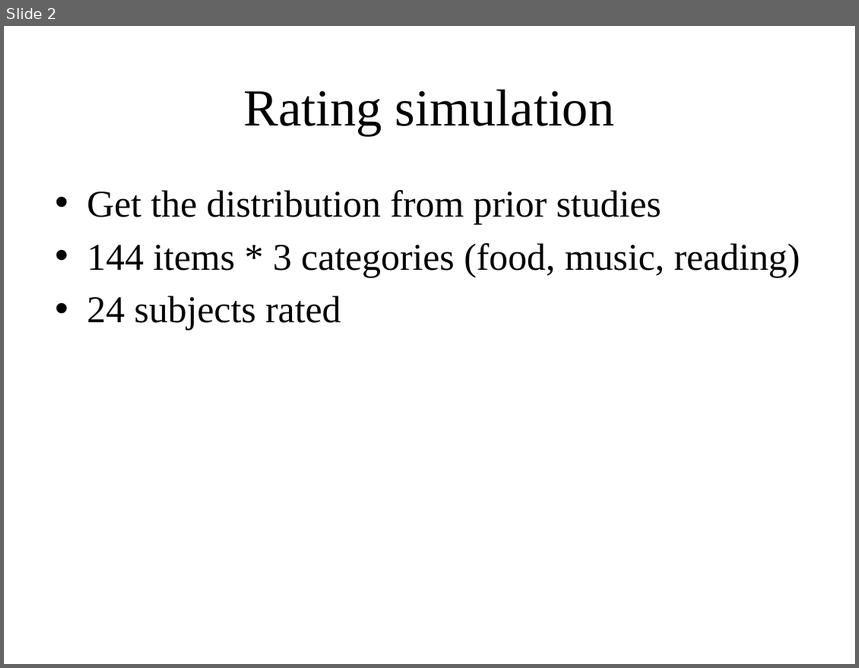
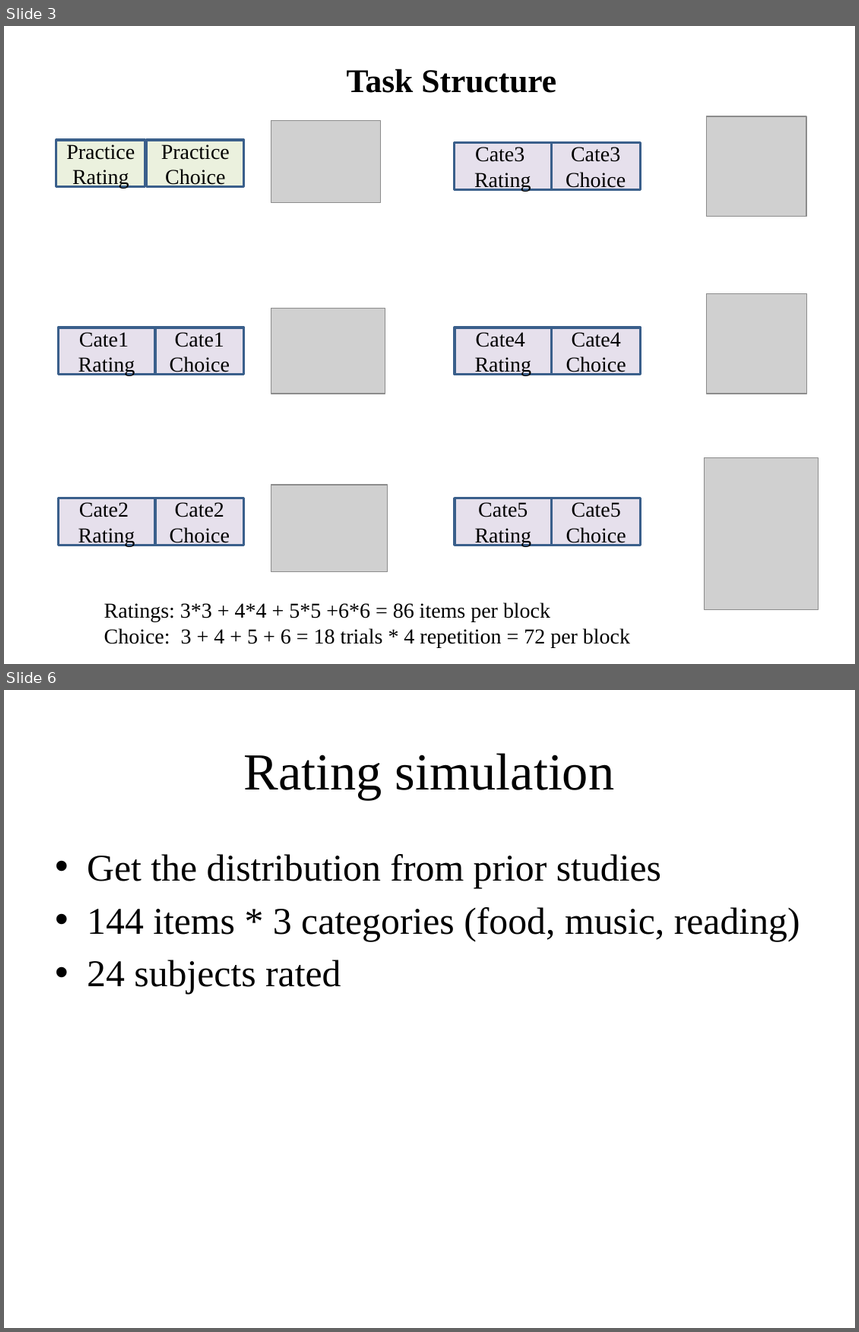
Before and after one commit to imemoof/-sdm, a slide deck: simulation/Simulation.pptx. Shown one above the other, each under a label of ours: slide 2 before the commit, slides 3 and 6 after it; the slides between them are not shown. The pictures are 859x668 and 859x1332 pixels, drawn with LibreOffice and Linux fonts; fonts in the diff are those of the drawing; grey boxes stand for pictures. Boxes give left, top, right and bottom in pixels: in the first picture for what was removed or moved away, otherwise in the second. Text is boxed around its words. In the diff, an @@ line names an element or a change of style, - is before the commit and + after.

```diff
--- a/simulation/Simulation.pptx
+++ b/simulation/Simulation.pptx
@@ slide 3 added at [4, 26, 855, 664], background #FFFFFF @@
@@ text added at [347, 69, 557, 93], 28 pt, text #000000, bold @@
+Task Structure
@@ picture added at [707, 116, 807, 216] @@
@@ picture added at [272, 120, 381, 203] @@
@@ rectangle added at [56, 140, 145, 187], fill #EBF1DE, outline #3A5F8C 2 pt, 18 pt, text #000000 @@
+Practice
+Rating
@@ rectangle added at [147, 140, 244, 187], fill #EBF1DE, outline #3A5F8C 2 pt, 18 pt, text #000000 @@
+Practice
+Choice
@@ rectangle added at [454, 142, 551, 189], fill #E6E0EC, outline #3A5F8C 2 pt, 18 pt, text #000000 @@
+Cate3
+Rating
@@ rectangle added at [551, 142, 640, 189], fill #E6E0EC, outline #3A5F8C 2 pt, 18 pt, text #000000 @@
+Cate3
+Choice
@@ picture added at [707, 294, 807, 394] @@
@@ picture added at [272, 309, 386, 394] @@
@@ rectangle added at [58, 327, 154, 374], fill #E6E0EC, outline #3A5F8C 2 pt, 18 pt, text #000000 @@
+Cate1
+Rating
@@ rectangle added at [155, 327, 244, 374], fill #E6E0EC, outline #3A5F8C 2 pt, 18 pt, text #000000 @@
+Cate1
+Choice
@@ rectangle added at [454, 327, 551, 374], fill #E6E0EC, outline #3A5F8C 2 pt, 18 pt, text #000000 @@
+Cate4
+Rating
@@ rectangle added at [552, 327, 641, 374], fill #E6E0EC, outline #3A5F8C 2 pt, 18 pt, text #000000 @@
+Cate4
+Choice
@@ picture added at [705, 458, 819, 610] @@
@@ rectangle added at [58, 499, 154, 545], fill #E6E0EC, outline #3A5F8C 2 pt, 18 pt, text #000000 @@
+Cate2
+Rating
@@ rectangle added at [155, 499, 244, 545], fill #E6E0EC, outline #3A5F8C 2 pt, 18 pt, text #000000 @@
+Cate2
+Choice
@@ picture added at [272, 485, 387, 572] @@
@@ rectangle added at [454, 499, 551, 545], fill #E6E0EC, outline #3A5F8C 2 pt, 18 pt, text #000000 @@
+Cate5
+Rating
@@ rectangle added at [552, 499, 641, 545], fill #E6E0EC, outline #3A5F8C 2 pt, 18 pt, text #000000 @@
+Cate5
+Choice
@@ text added at [104, 603, 630, 648], 18 pt, text #000000 @@
+Ratings: 3*3 + 4*4 + 5*5 +6*6 = 86 items per block
+Choice: 3 + 4 + 5 + 6 = 18 trials * 4 repetition = 72 per block
@@ what was slide 2 is now slide 6 @@
```
Also in this commit, not shown: 2 slides changed, 3 other slides added, 19 other files.
